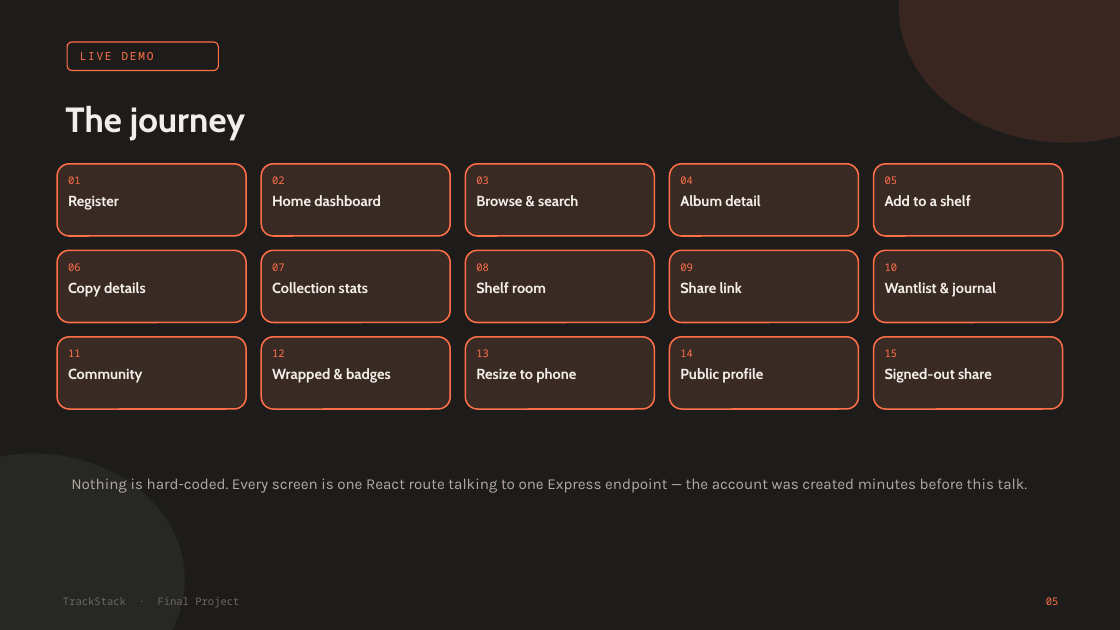
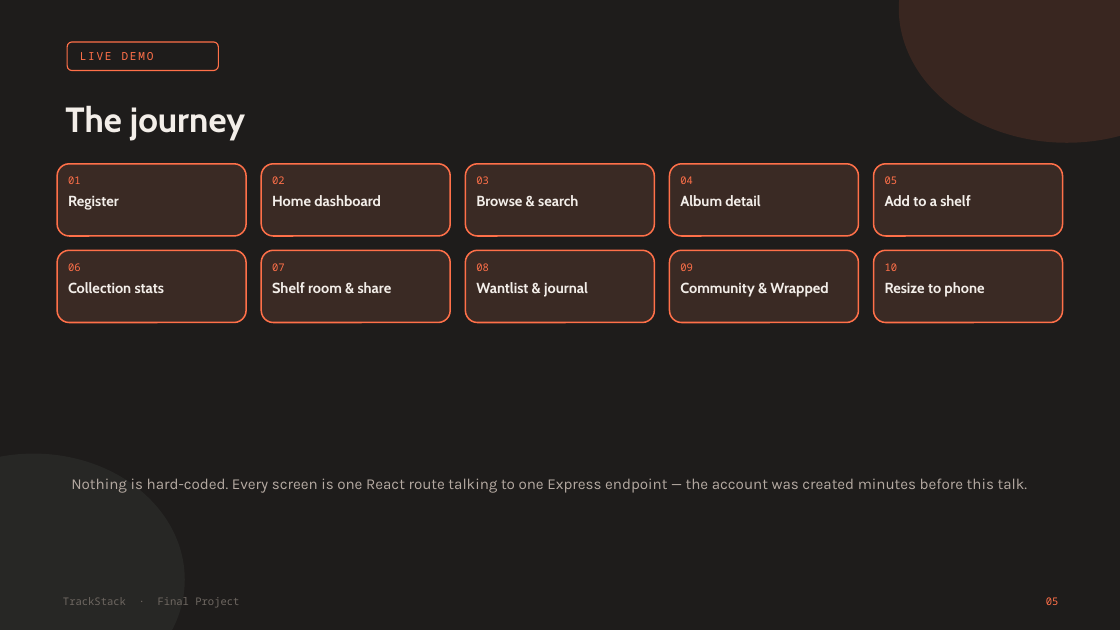
Before and after one commit to josephgreville/trackstack-v2, a slide deck: slide 5 of docs/presentation/TrackStack-Presentation.pptx. Drawn at 1120x630 pixels with LibreOffice and Linux fonts; fonts in the diff are those of the drawing. Boxes give left, top, right and bottom in pixels: in the first picture for what was removed or moved away, otherwise in the second. Text is boxed around its words. In the diff, an @@ line names an element or a change of style, - is before the commit and + after.

```diff
--- a/docs/presentation/TrackStack-Presentation.pptx
+++ b/docs/presentation/TrackStack-Presentation.pptx
@@ text at box(68, 282, 164, 293): text changed @@
-Copy details
+Collection stats
@@ text at box(272, 282, 392, 293): text changed @@
-Collection stats
+Shelf room & share
@@ text at box(476, 282, 588, 297): text changed @@
-Shelf room
+Wantlist & journal
@@ text at box(680, 282, 828, 297): text changed @@
-Share link
+Community & Wrapped
@@ text at box(885, 282, 984, 297): text changed @@
-Wantlist & journal
+Resize to phone
@@ rounded rectangle removed at box(57, 337, 246, 409) @@
@@ text removed at box(68, 349, 81, 357) @@
-11
@@ rounded rectangle removed at box(261, 337, 450, 409) @@
@@ text removed at box(272, 349, 285, 357) @@
-12
@@ rounded rectangle removed at box(465, 337, 655, 409) @@
@@ text removed at box(476, 349, 489, 357) @@
-13
@@ rounded rectangle removed at box(670, 337, 859, 409) @@
@@ text removed at box(680, 349, 693, 357) @@
-14
@@ rounded rectangle removed at box(874, 337, 1063, 409) @@
@@ text removed at box(885, 349, 898, 357) @@
-15
@@ text removed at box(68, 368, 142, 383) @@
-Community
@@ text removed at box(272, 368, 391, 383) @@
-Wrapped & badges
@@ text removed at box(476, 368, 576, 383) @@
-Resize to phone
@@ text removed at box(680, 368, 763, 383) @@
-Public profile
@@ text removed at box(885, 368, 992, 383) @@
-Signed-out share
```
Also in this commit, not shown: 5 other files.
